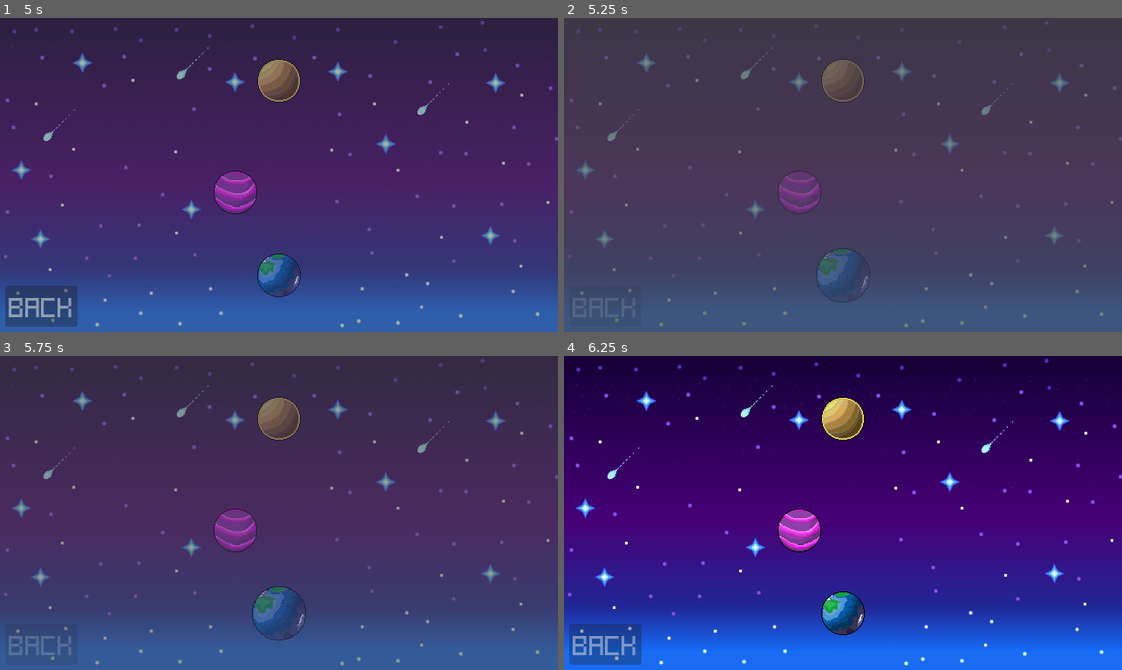
Above: before the commit, frames 1-4 (two rows, left to right).
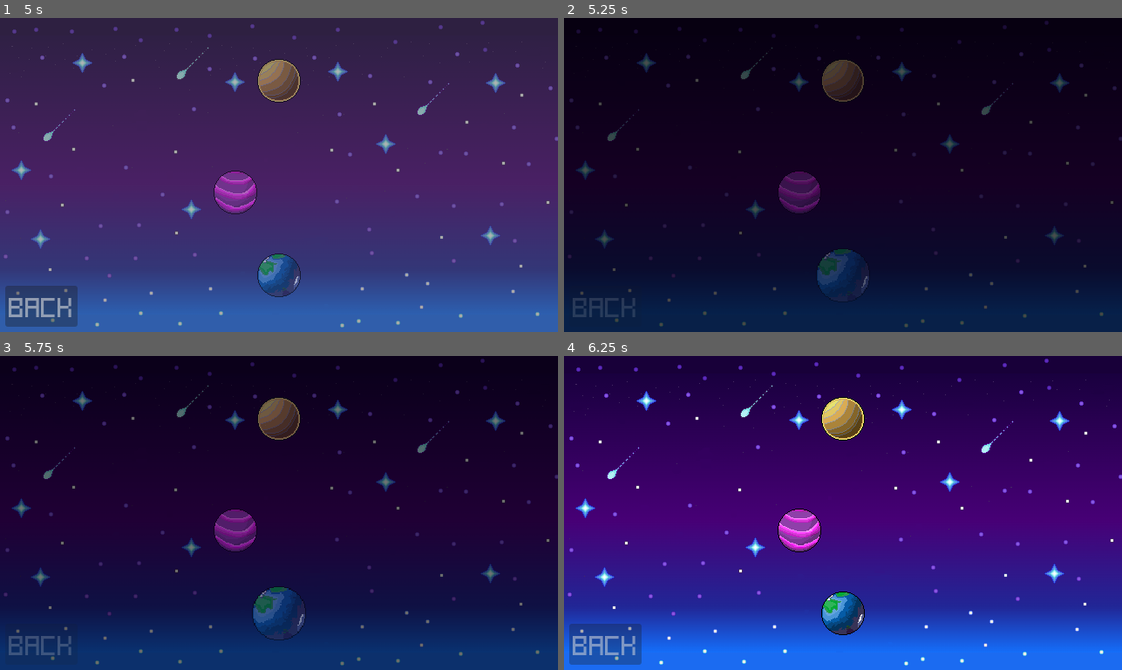
Above: after the commit, the same moments.

Repository: Hyper-Burner/GMTK-Game-Jam-2024
Game: Godot game, scene res://Menu_Scenes/planets.tscn
Same seed, same stepped clock (60 frames per second), same inputs: the game is played once before the commit and once after it. This scene is started directly instead of the project's main scene.
Inputs (mouse positions are in pixels of both pictures, inside the frame that each line leads up to):
- Up to frame 1 (5 s): click "Back" at 0.5 s; click "Settings" at 1.25 s; click "Audio: OFF" at 2 s; click "Audio: ON" at 2.75 s; click "Back" at 3.5 s; click "Start" at 4.25 s
- Up to frame 2 (5.25 s): click (843, 275) at 5 s
- Up to frame 3 (5.75 s): no input
- Up to frame 4 (6.25 s): move the mouse to (965, 497) at 5.77 s; press the mouse at (965, 497) at 5.78 s; hold D (right) from 5.78 s (still down)

Frame 1 is identical in both runs. In frame 2, 100% of the frame differs, in the area x 0-100%, y 0-100%; in frame 3, 97%; in frame 4, nothing differs.

Commit message:
Menu Transitions

Diff:
--- a/Menu_Scenes/camera.gd
+++ b/Menu_Scenes/camera.gd
@@ -1,6 +1,7 @@
 extends Camera2D
 
 func fade_to_black() -> void:
+	get_node("BlackScreen").visible = true
 	var screenNode = get_parent().get_node("Background")
 	var button_list = screenNode.get_children()
 	for but in button_list:
@@ -9,14 +10,31 @@
 		await get_tree().create_timer(0.01).timeout
 		screenNode.modulate.a -= 0.05
 
+func display_title(toDisplay: String) -> void:
+	await get_tree().create_timer(1).timeout
+	var title = get_node("Title")
+	title.visible = true
+	var text = ""
+	for letter in toDisplay:
+		text += letter
+		title.text = "[center]" + text + "[/center]"
+		await get_tree().create_timer(0.2).timeout
+	await get_tree().create_timer(1.5).timeout
+	while title.modulate.a > 0:
+		await get_tree().create_timer(0.01).timeout
+		title.modulate.a -= 0.05
+
 func _on_planet_1_button_down() -> void:
 	fade_to_black()
+	display_title("Planet 1:\nα-736")
 	# Link to Planet 1 Scene here
 
 func _on_planet_2_button_down() -> void:
 	fade_to_black()
+	display_title("Planet 2:\nβ-241")
 	# Link to Planet 2 Scene here
 
 func _on_planet_3_button_down() -> void:
 	fade_to_black()
+	display_title("Planet 3:\nΣ-128")
 	# Link to Planet 3 Scene here
--- a/Menu_Scenes/planets.tscn
+++ b/Menu_Scenes/planets.tscn
@@ -7,6 +7,7 @@
 [ext_resource type="Script" path="res://Menu_Scenes/back_button.gd" id="4_sot8i"]
 [ext_resource type="Texture2D" uid="uid://c0r3husbovyx5" path="res://Menu_Scenes/Planet_1.png" id="6_pyfae"]
 [ext_resource type="Texture2D" uid="uid://c3ilr8vmy7o8m" path="res://Menu_Scenes/Planet_2.png" id="8_wbrp3"]
+[ext_resource type="Texture2D" uid="uid://sfk4feoxvn58" path="res://Menu_Scenes/Black_screen.png" id="9_no2mu"]
 [ext_resource type="Texture2D" uid="uid://drqds0586fe7p" path="res://Menu_Scenes/Planet_3.png" id="10_aq5yx"]
 [ext_resource type="Script" path="res://Menu_Scenes/camera.gd" id="11_iu0um"]
 
@@ -70,8 +71,32 @@
 [node name="Camera" type="Camera2D" parent="."]
 script = ExtResource("11_iu0um")
 
-[node name="AnimationPlayer" type="AnimationPlayer" parent="Camera"]
-root_node = NodePath("../..")
+[node name="Title" type="RichTextLabel" parent="Camera"]
+visible = false
+z_index = -1
+anchors_preset = 8
+anchor_left = 0.5
+anchor_top = 0.5
+anchor_right = 0.5
+anchor_bottom = 0.5
+offset_left = -210.0
+offset_top = -82.0
+offset_right = 210.0
+offset_bottom = 82.0
+grow_horizontal = 2
+grow_vertical = 2
+theme_override_fonts/normal_font = ExtResource("3_4b4ns")
+theme_override_font_sizes/normal_font_size = 50
+bbcode_enabled = true
+text = "[center]Planet 1:
+test text[/center]"
+
+[node name="BlackScreen" type="Sprite2D" parent="Camera"]
+visible = false
+z_index = -2
+position = Vector2(1.19209e-07, 5.96046e-08)
+scale = Vector2(670.25, 369.25)
+texture = ExtResource("9_no2mu")
 
 [connection signal="button_down" from="Background/BackButton" to="Background/BackButton" method="_on_button_down"]
 [connection signal="button_down" from="Background/Planet1" to="Camera" method="_on_planet_1_button_down"]
Binary file added: Menu_Scenes/Black_screen.png
Not shown, added: Menu_Scenes/Black_screen.png.import
Not shown: 1 places in Menu_Scenes/planets.tscn that only renumber resources
